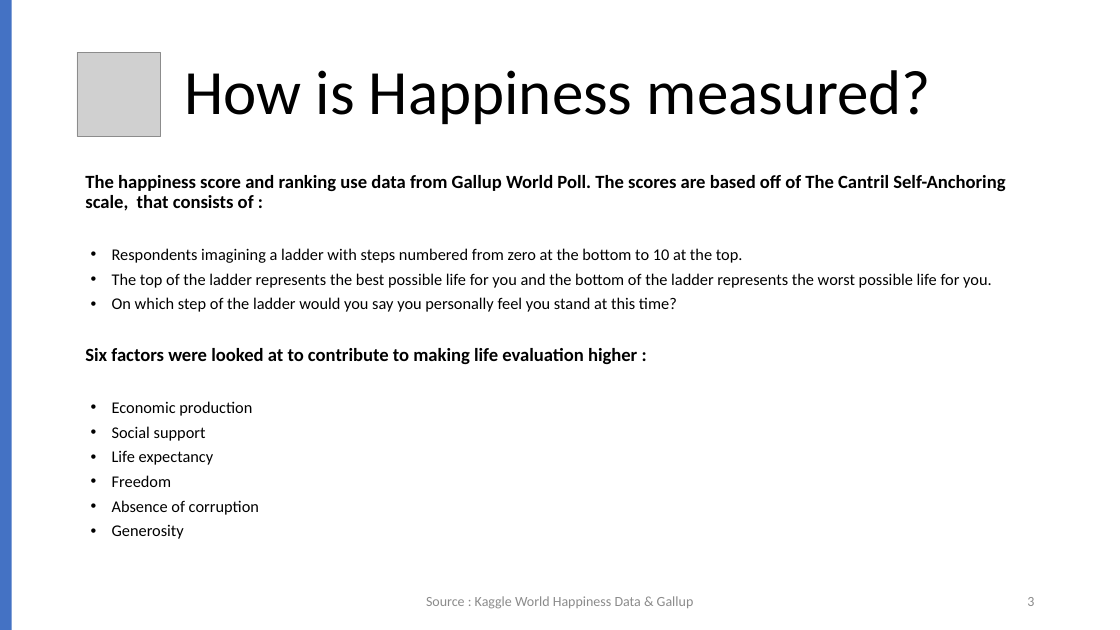
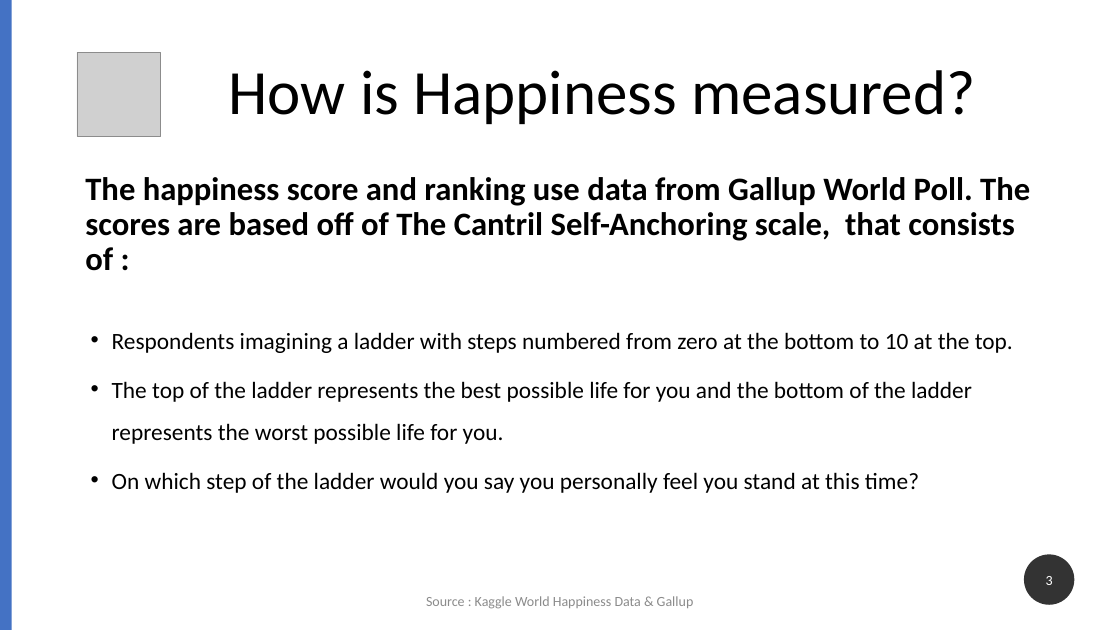
Before and after one commit to jcook25/project-one, a slide deck: slide 3 of World Happiness Report .pptx. Drawn at 1120x630 pixels with LibreOffice and Linux fonts; fonts in the diff are those of the drawing; grey boxes stand for pictures. Boxes give left, top, right and bottom in pixels: in the first picture for what was removed or moved away, otherwise in the second. Text is boxed around its words. In the diff, an @@ line names an element or a change of style, - is before the commit and + after.

```diff
--- a/World Happiness Report .pptx
+++ b/World Happiness Report .pptx
@@ text "How is Happiness measured?" at bbox=[229, 70, 975, 124]: alignment left to centre @@
@@ text "The happiness score and ranking ..." at bbox=[85, 177, 1030, 493]: size 16 to 28 pt in "The happiness score and ranking use data ..."; size 14 to 20 pt in "Respondents imagining a ladder with steps numbered ...", "The top of the ladder represents the ...", "On which step of the ladder would ..."; line spacing 0.9 to 1.5 @@
@@ text at bbox=[85, 348, 637, 539]: paragraphs removed @@
-Six factors were looked at to contribute to making life evaluation higher :
-• Economic production
-• Social support
-• Life expectancy
-• Freedom
-• Absence of corruption
-• Generosity
@@ page number: place and size @@
-page number at bbox=[1027, 597, 1034, 606]
+page number at bbox=[1024, 555, 1075, 605]
@@ page number at bbox=[1024, 555, 1075, 605]: text colour #8C8C8C to #FFFFFF; alignment right to centre; fill none to #000000 at 80% opacity @@
```
Also in this commit, not shown: 3 other slides changed, 10 slides added, 5 slides removed.
